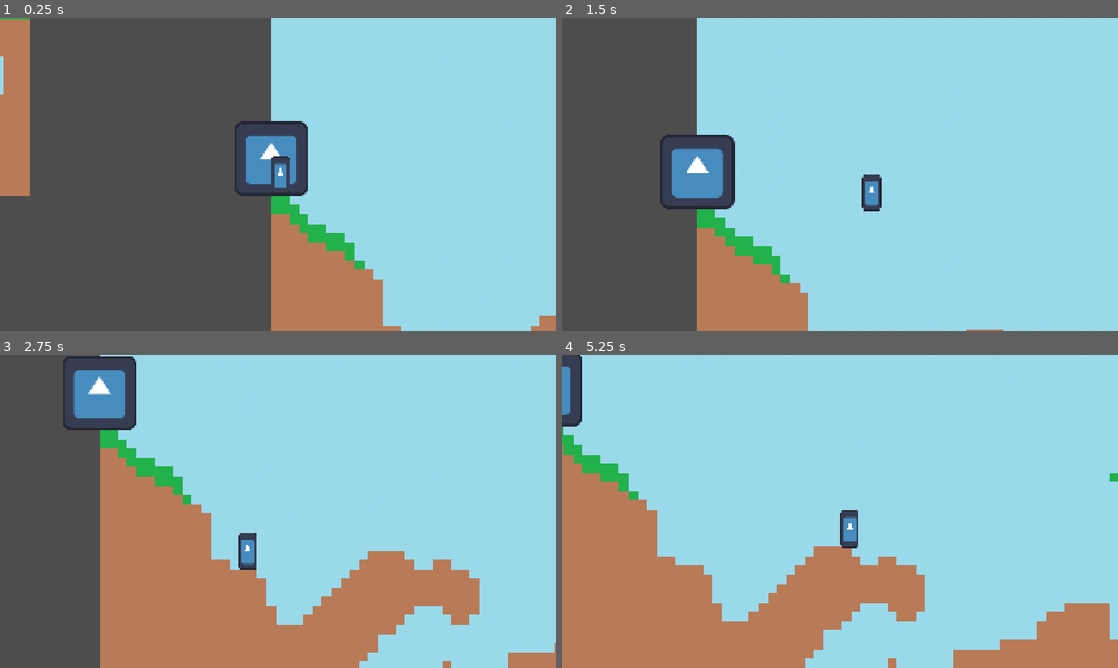
Above: before the commit, frames 1-4 (two rows, left to right).
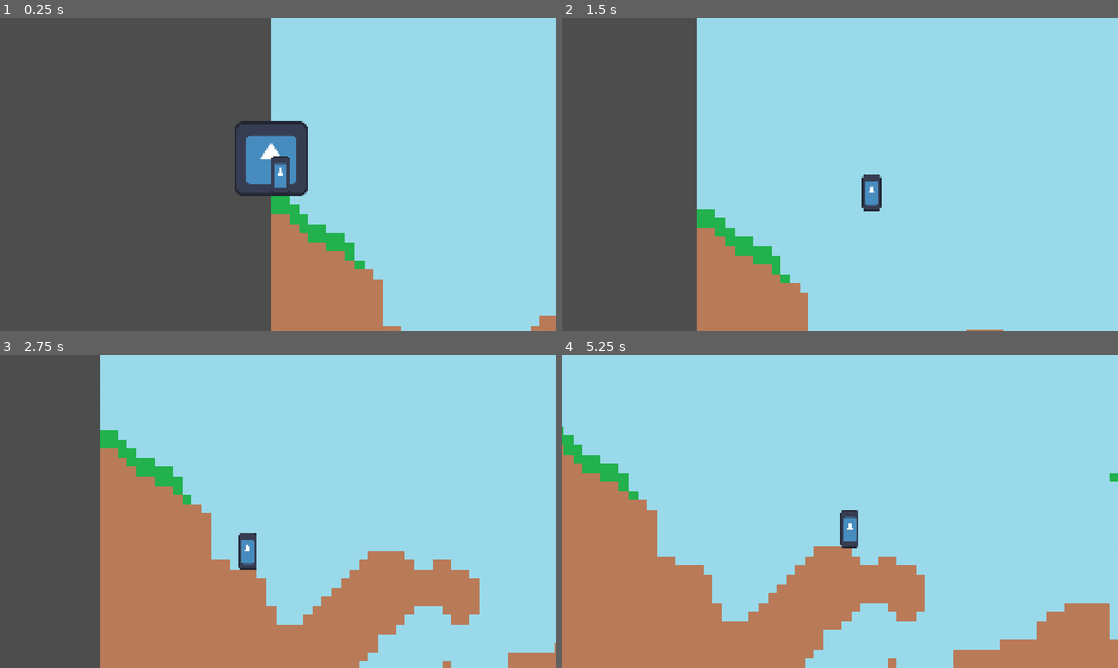
Above: after the commit, the same moments.

Repository: Spino77/godot-DAM
Game: Godot game, scene res://escenas/main.tscn
Same seed, same stepped clock (60 frames per second), same inputs: the game is played once before the commit and once after it. The engine's default icon, where the game draws it, is replaced by a stand-in: a white triangle on a blue panel in a dark square.
Inputs (mouse positions are in pixels of both pictures, inside the frame that each line leads up to):
- Up to frame 1 (0.25 s): no input
- Up to frame 2 (1.5 s): move the mouse to (962, 158) at 0.52 s; hold D (mov_derecha) from 0.53 s (still down); tap E (select, bound only after the commit) at 0.6 s; click (962, 158) at 0.67 s; tap Space (saltar) at 0.77 s; move the mouse to (728, 190) at 1.27 s; tap Mouse wheel down (scroll_abajo) at 1.35 s
- Up to frame 3 (2.75 s): tap Space (saltar) at 1.52 s; tap E (select, bound only after the commit) at 1.55, 2.3 s; move the mouse to (333, 442) at 2.02 s; release D (mov_derecha) at 2.03 s; hold A (mov_izquierda) from 2.03 s (still down); tap Mouse wheel up (scroll_arriba) at 2.1 s
- Up to frame 4 (5.25 s): move the mouse to (812, 574) at 2.77 s; release A (mov_izquierda) at 2.78 s; hold D (mov_derecha) 2.78-4.28 s; tap E (select, bound only after the commit) at 2.85, 3.6, 4.55 s; click (812, 574) at 2.92 s; tap Space (saltar) at 3.02, 3.77, 4.52 s; move the mouse to (1006, 558) at 3.52 s; move the mouse to (673, 464) at 4.27 s; hold A (mov_izquierda) 4.28-5.03 s; tap Mouse wheel down (scroll_abajo) at 4.35 s; move the mouse to (867, 511) at 5.02 s; hold D (mov_derecha) from 5.03 s (still down); tap Mouse wheel up (scroll_arriba) at 5.1 s; click (867, 511) at 5.17 s

The runs differ from the first frame. In frame 1, 3.1% of the frame differs, in the area x 0-6%, y 0-57%; in frame 2, 2.6%; in frame 3, 2.4%; in frame 4, 0.8%.

Commit message:
interaccion con mazmorras

Diff:
--- /dev/null
+++ b/entrada_mazmorra.gd
@@ -0,0 +1,22 @@
+extends Node2D
+
+var test = false
+
+func _ready():
+	pass # Replace with function body.
+
+
+func _process(delta: float):
+	if Input.is_action_just_pressed("select") and test:
+		queue_free()
+
+
+
+func _on_area_entrada_body_entered(body):
+	if body.name == "Personaje":
+		test = true
+
+
+func _on_area_entrada_body_exited(body: Node2D) -> void:
+	if body.name == "Personaje":
+		test = false
--- a/entrada_mazmorra.tscn
+++ b/entrada_mazmorra.tscn
@@ -1,8 +1,22 @@
 [gd_scene format=3 uid="uid://dnymctt7arlbw"]
 
 [ext_resource type="Texture2D" uid="uid://dh0mjv14lg7dk" path="res://sprites/icon.svg" id="1_fv3fn"]
+[ext_resource type="Script" uid="uid://cgje0q1optxsw" path="res://entrada_mazmorra.gd" id="1_ysebj"]
 
-[node name="Node2D" type="Node2D" unique_id=167429473]
+[sub_resource type="RectangleShape2D" id="RectangleShape2D_qq7qp"]
+size = Vector2(128, 129)
 
-[node name="Sprite2D" type="Sprite2D" parent="." unique_id=69396181]
+[node name="EntradaMazmorra" type="Node2D" unique_id=167429473]
+script = ExtResource("1_ysebj")
+
+[node name="SpriteEntrada" type="Sprite2D" parent="." unique_id=69396181]
 texture = ExtResource("1_fv3fn")
+
+[node name="AreaEntrada" type="Area2D" parent="." unique_id=1561874315]
+
+[node name="CollisionShape2D" type="CollisionShape2D" parent="AreaEntrada" unique_id=1630430616]
+position = Vector2(0, 0.5)
+shape = SubResource("RectangleShape2D_qq7qp")
+
+[connection signal="body_entered" from="AreaEntrada" to="." method="_on_area_entrada_body_entered"]
+[connection signal="body_exited" from="AreaEntrada" to="." method="_on_area_entrada_body_exited"]
--- a/escenas/jugador.tscn
+++ b/escenas/jugador.tscn
@@ -6,7 +6,7 @@
 [sub_resource type="RectangleShape2D" id="RectangleShape2D_g4v7s"]
 size = Vector2(30, 62)
 
-[node name="NodoPersonaje" type="Node2D" unique_id=1783876786]
+[node name="Personaje" type="Node2D" unique_id=1783876786]
 
 [node name="Personaje" type="CharacterBody2D" parent="." unique_id=1594212248]
 script = ExtResource("1_jpodt")
--- a/escenas/main.tscn
+++ b/escenas/main.tscn
@@ -37,6 +37,7 @@
 script = ExtResource("2_0kxa1")
 
 [node name="mapa test para luces" type="TileMapLayer" parent="." unique_id=1196788935]
+visible = false
 tile_map_data = PackedByteArray("AAC6/+v/AQAAAAAAAAC6/+z/AQAAAAAAAAC6/+3/AQABAAAAAAC6/+7/AQABAAAAAAC6/+//AQABAAAAAAC6// …(24560 unchanged characters)…
 tile_set = SubResource("TileSet_57qmd")
 
--- a/project.godot
+++ b/project.godot
@@ -60,6 +60,11 @@
 "events": [Object(InputEventMouseButton,"resource_local_to_scene":false,"resource_name":"","device":-1,"window_id":0,"a …(253 unchanged characters)…
 ]
 }
+select={
+"deadzone": 0.2,
+"events": [Object(InputEventKey,"resource_local_to_scene":false,"resource_name":"","device":-1,"window_id":0,"alt_pressed":false,"shift_pressed":false,"ctrl_pressed":false,"meta_pressed":false,"pressed":false,"keycode":0,"physical_keycode":69,"key_label":0,"unicode":101,"location":0,"echo":false,"script":null)
+]
+}
 
 [physics]
 
Not shown, added: entrada_mazmorra.gd.uid
